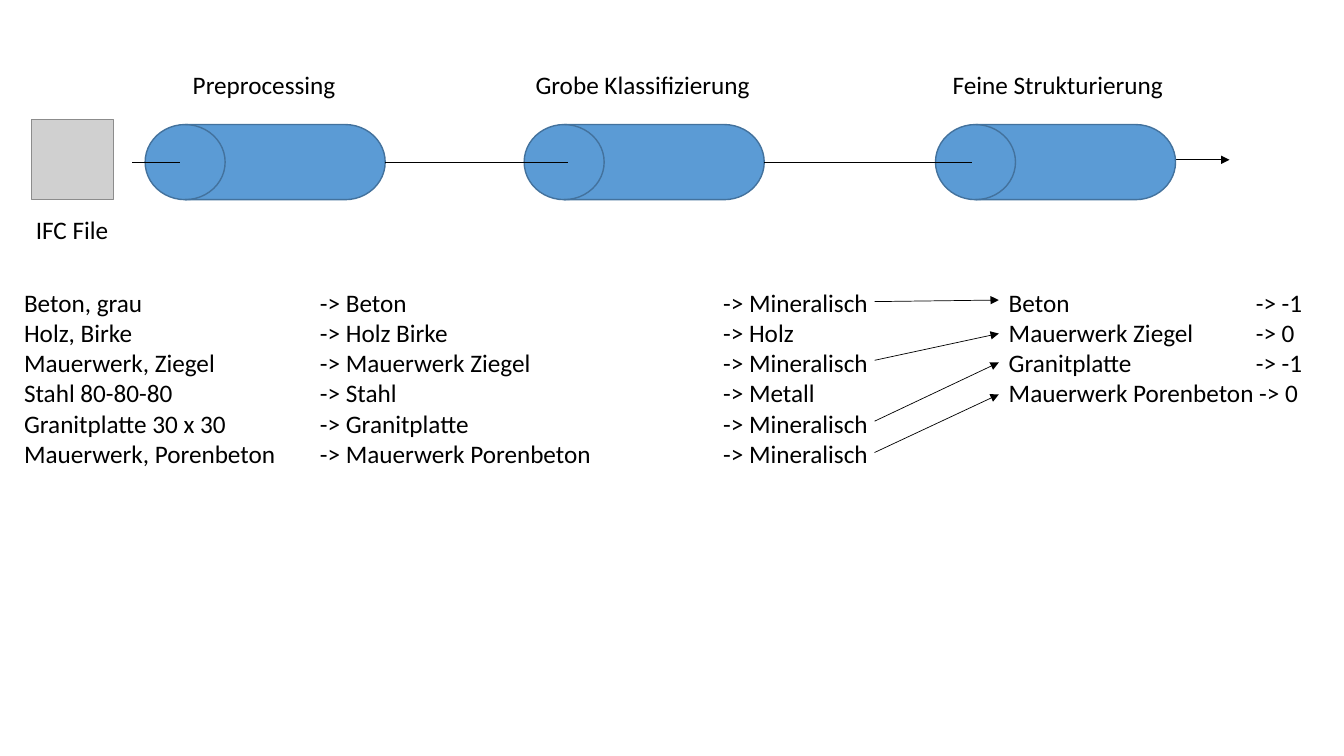
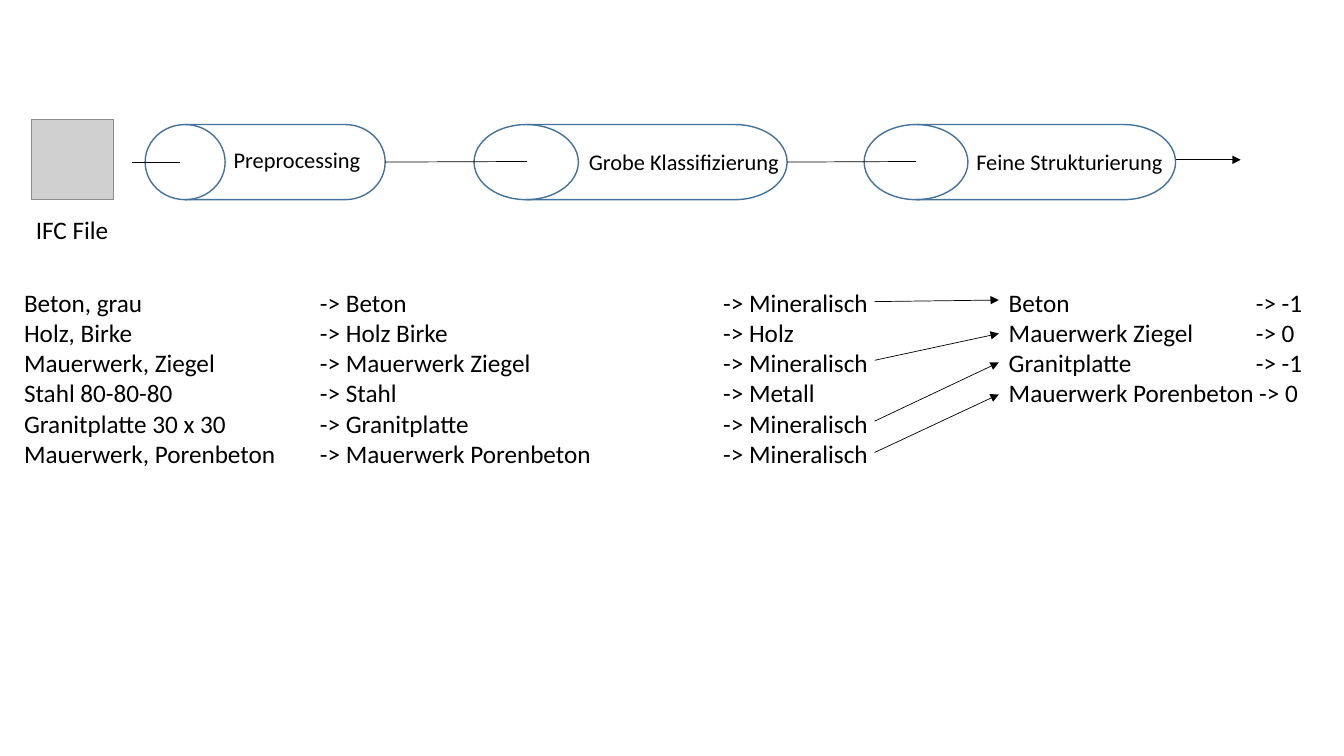
Before and after one commit to FlowBYRN/BaMaterialStandartisation, a slide deck: slide 1 of documents/Ablauf.pptx. Drawn at 1344x756 pixels with LibreOffice and Linux fonts; fonts in the diff are those of the drawing; grey boxes stand for pictures. Boxes give left, top, right and bottom in pixels: in the first picture for what was removed or moved away, otherwise in the second. Text is boxed around its words. In the diff, an @@ line names an element or a change of style, - is before the commit and + after.

```diff
--- a/documents/Ablauf.pptx
+++ b/documents/Ablauf.pptx
@@ text "Preprocessing": place and size @@
-text "Preprocessing" at <box>193,76,336,99</box>
+text "Preprocessing" at <box>234,152,360,172</box>
@@ flow chart magnetic drum: place and size @@
-flow chart magnetic drum at <box>524,125,764,201</box>
+flow chart magnetic drum at <box>474,125,787,201</box>
@@ size 18 to 16 pt in 3 elements at <box>976,154,1162,174</box>, <box>234,152,360,172</box>, <box>589,154,779,174</box> @@
@@ text "Grobe Klassifizierung": place and size @@
-text "Grobe Klassifizierung" at <box>536,76,749,99</box>
+text "Grobe Klassifizierung" at <box>589,154,779,174</box>
@@ fill #5B9BD5 to none in 3 elements at <box>145,125,385,201</box>, <box>474,125,787,201</box>, <box>864,125,1176,201</box> @@
@@ flow chart magnetic drum: place and size @@
-flow chart magnetic drum at <box>936,125,1176,201</box>
+flow chart magnetic drum at <box>864,125,1176,201</box>
@@ text "Feine Strukturierung": place and size @@
-text "Feine Strukturierung" at <box>953,76,1163,99</box>
+text "Feine Strukturierung" at <box>976,154,1162,174</box>
@@ line moved from (385, 162) - (569, 162) to (385, 162) - (527, 161) @@
@@ line moved from (764, 162) - (973, 162) to (787, 162) - (917, 161) @@
@@ arrow moved from (1086, 160) - (1230, 160) to (1176, 160) - (1241, 160) @@
```
Also in this commit, not shown: 19 other files.
